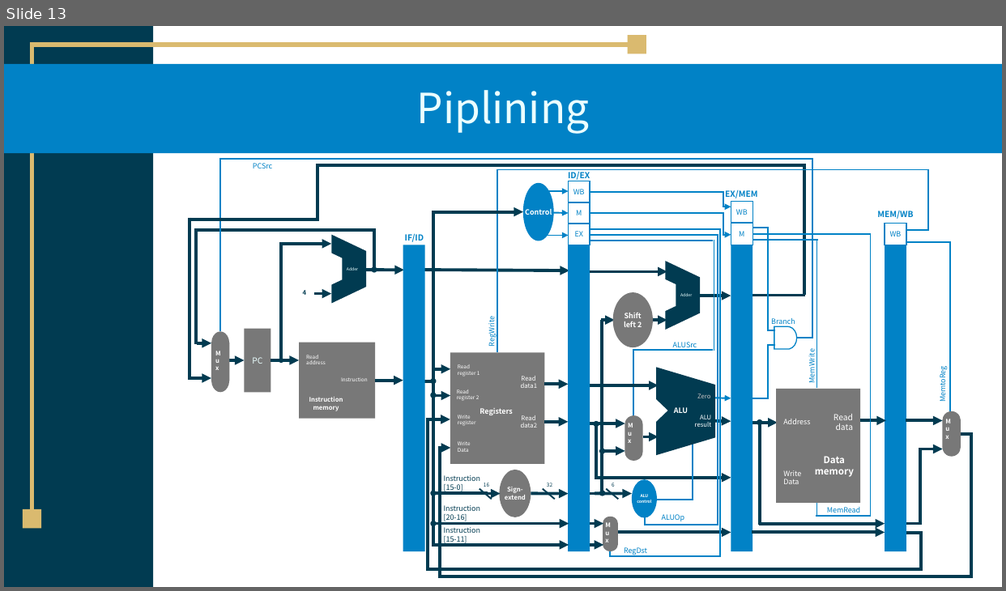
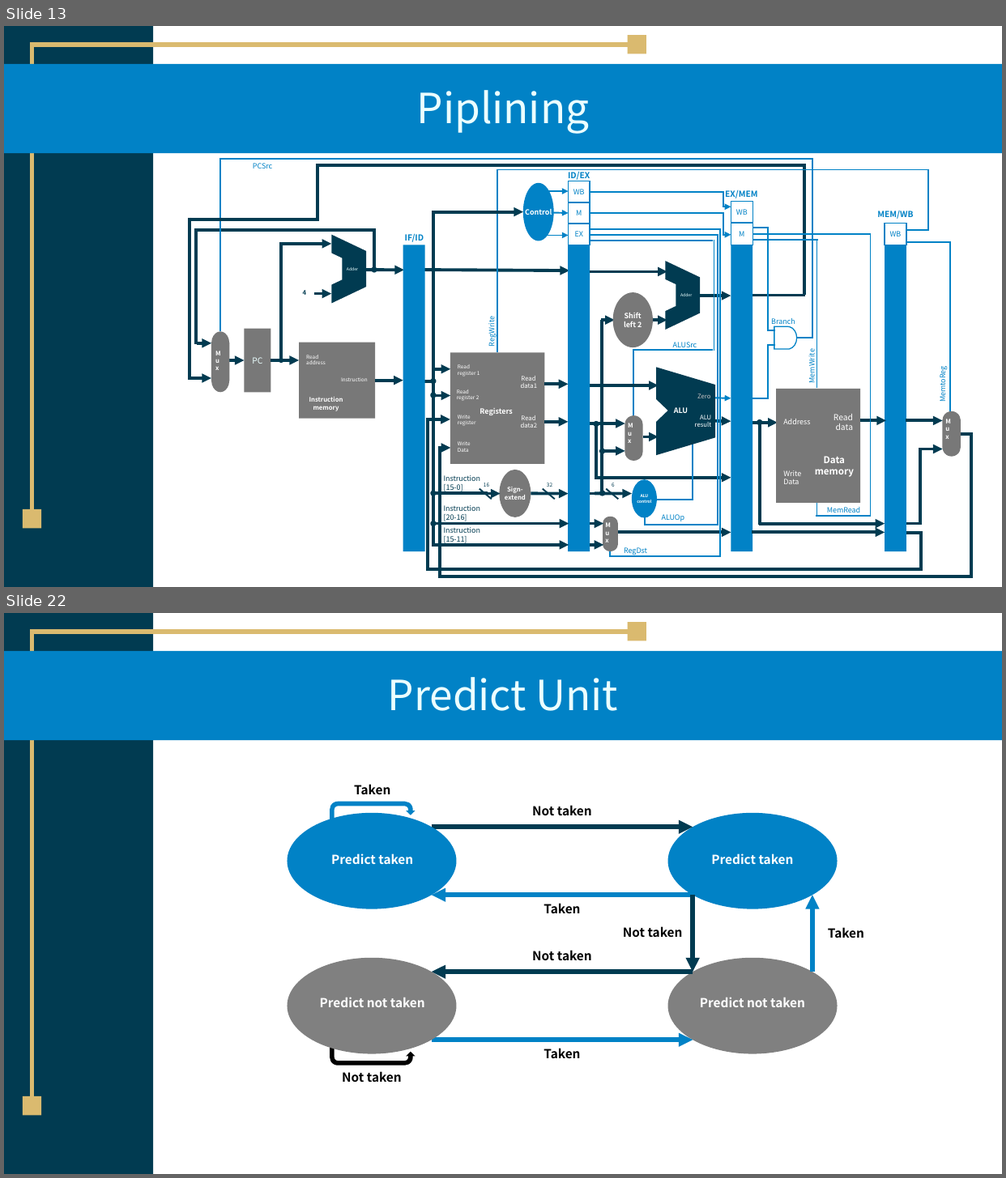
Before and after one commit to TikaWorld/EZ-Study, a slide deck: ComputerOrganization/Chapter4.pptx. Shown one above the other, each under a label of ours: slide 13 before the commit, slides 13 and 22 after it; the slides between them are not shown. The pictures are 1006x591 and 1006x1178 pixels, drawn with LibreOffice and Linux fonts; fonts in the diff are those of the drawing. Boxes give left, top, right and bottom in pixels: in the first picture for what was removed or moved away, otherwise in the second. Text is boxed around its words. In the diff, an @@ line names an element or a change of style, - is before the commit and + after.

```diff
--- a/ComputerOrganization/Chapter4.pptx
+++ b/ComputerOrganization/Chapter4.pptx
@@ slide 22 added at (x1=4, y1=613, x2=1002, y2=1174), background #FFFFFF @@
@@ rectangle added at (x1=4, y1=613, x2=153, y2=1174), fill #013B51 @@
@@ rectangle added at (x1=4, y1=651, x2=1002, y2=740), fill #0182C6 @@
@@ title added at (x1=388, y1=677, x2=618, y2=711), 40 pt, text #EBFFFF @@
+Predict Unit
@@ uturn arrow added at (x1=330, y1=802, x2=415, y2=820), fill #0182C6 @@
@@ text added at (x1=354, y1=784, x2=390, y2=795), 12 pt, text #000000, bold @@
+Taken
@@ text added at (x1=532, y1=805, x2=592, y2=815), 12 pt, text #000000, bold @@
+Not taken
@@ ellipse added at (x1=287, y1=813, x2=456, y2=909), fill #0182C6 @@
@@ arrow added from (432, 827) to (692, 827), #013B51 4.5 pt @@
@@ ellipse added at (x1=668, y1=813, x2=837, y2=909), fill #0182C6 @@
@@ text added at (x1=331, y1=854, x2=413, y2=864), 12 pt, text #FFFFFF, bold @@
+Predict taken
@@ text added at (x1=711, y1=854, x2=794, y2=864), 12 pt, text #FFFFFF, bold @@
+Predict taken
@@ arrow added from (692, 895) to (432, 895), #0182C6 4.5 pt @@
@@ text added at (x1=543, y1=903, x2=580, y2=914), 12 pt, text #000000, bold @@
+Taken
@@ arrow added from (692, 895) to (692, 973), #013B51 4.5 pt @@
@@ arrow added from (812, 973) to (812, 895), #0182C6 4.5 pt @@
@@ text added at (x1=623, y1=926, x2=683, y2=938), 12 pt, text #000000, bold @@
+Not taken
@@ text added at (x1=828, y1=927, x2=864, y2=938), 12 pt, text #000000, bold @@
+Taken
@@ text added at (x1=532, y1=950, x2=592, y2=960), 12 pt, text #000000, bold @@
+Not taken
@@ ellipse added at (x1=287, y1=958, x2=456, y2=1054), fill #808080 @@
@@ arrow added from (692, 973) to (432, 973), #013B51 4.5 pt @@
@@ ellipse added at (x1=668, y1=958, x2=837, y2=1054), fill #808080 @@
@@ text added at (x1=320, y1=997, x2=425, y2=1007), 12 pt, text #FFFFFF, bold @@
+Predict not taken
@@ text added at (x1=700, y1=997, x2=805, y2=1007), 12 pt, text #FFFFFF, bold @@
+Predict not taken
@@ uturn arrow added at (x1=330, y1=1047, x2=415, y2=1065), fill #000000 @@
@@ arrow added from (432, 1041) to (692, 1041), #0182C6 4.5 pt @@
@@ text added at (x1=543, y1=1048, x2=580, y2=1059), 12 pt, text #000000, bold @@
+Taken
@@ text added at (x1=342, y1=1071, x2=402, y2=1082), 12 pt, text #000000, bold @@
+Not taken
@@ group added at (x1=23, y1=622, x2=646, y2=1115): 2 lines, 2 rectangles @@
```
Also in this commit, not shown: 3 slides changed, 6 other slides added.
